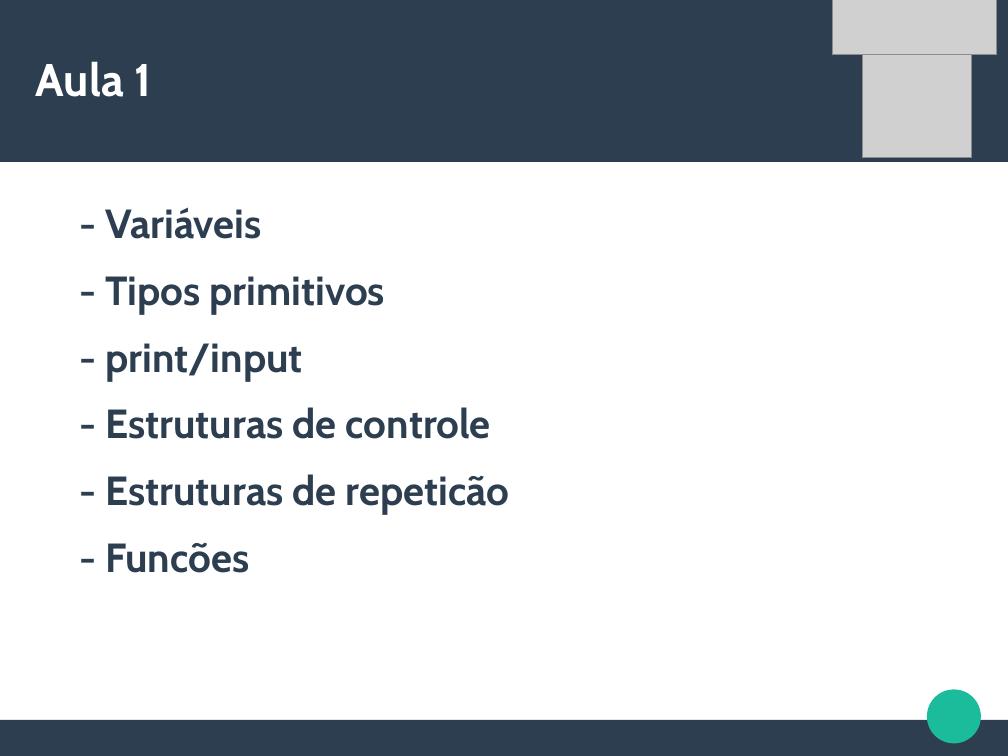
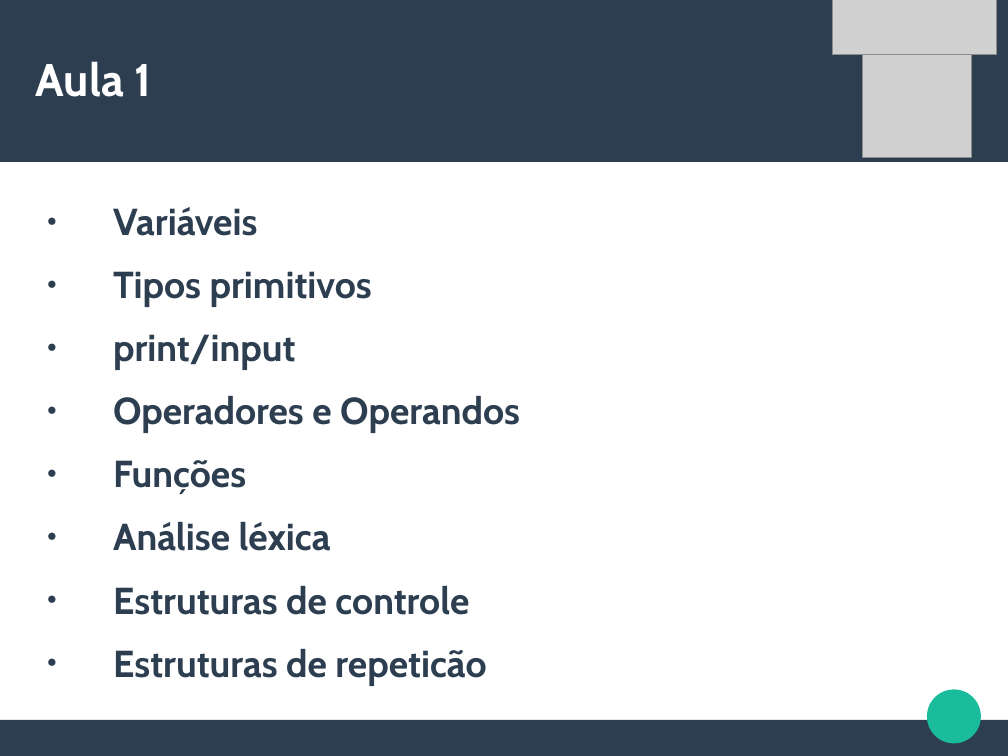
Before and after one commit to CalicoUFSC/minicurso-python, a slide deck: slide 2 of Aula1/Aula1.odp. Drawn at 1008x756 pixels with LibreOffice and Linux fonts; fonts in the diff are those of the drawing; grey boxes stand for pictures. Boxes give left, top, right and bottom in pixels: in the first picture for what was removed or moved away, otherwise in the second. Text is boxed around its words. In the diff, an @@ line names an element or a change of style, - is before the commit and + after.

Commit message:
update Aula 1

```diff
--- a/Aula1/Aula1.odp
+++ b/Aula1/Aula1.odp
@@ text at [113, 207, 520, 686]: text changed; size 32 to 29.6 pt @@
-- Variáveis
-- Tipos primitivos
-- print/input
-- Estruturas de controle
-- Estruturas de repeticão
-- Funcões
+● Variáveis
+● Tipos primitivos
+● print/input
+● Operadores e Operandos
+● Funções
+● Análise léxica
+● Estruturas de controle
+● Estruturas de repeticão
```
Also in this commit, not shown: 14 slides added, 1 slide removed, 1 other file.
